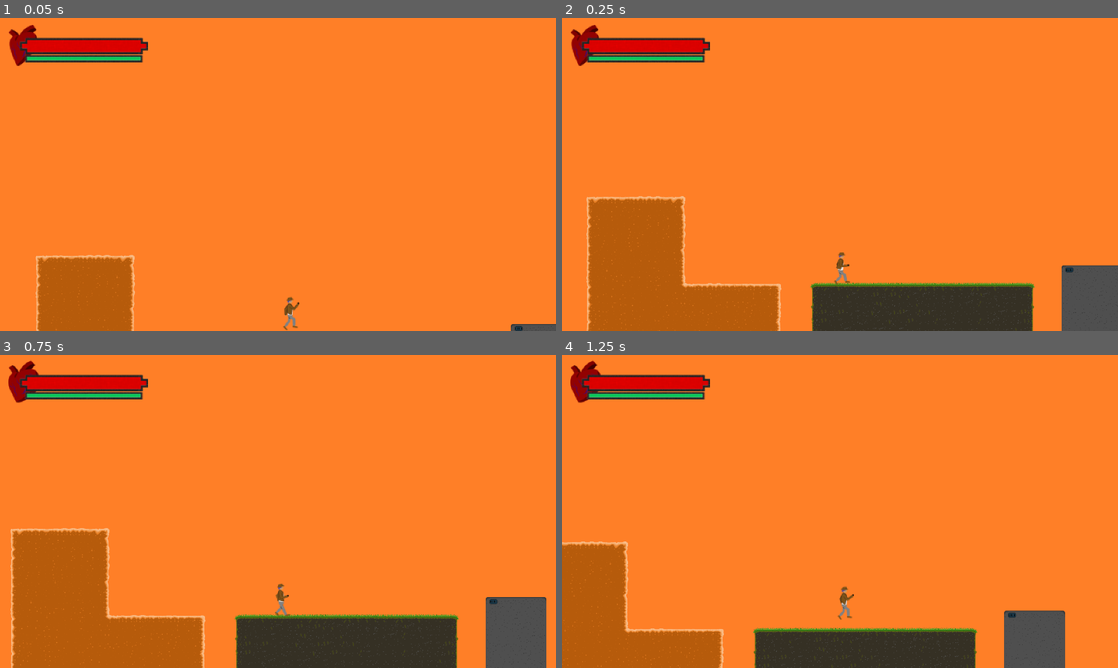
Above: before the commit, frames 1-4 (two rows, left to right).
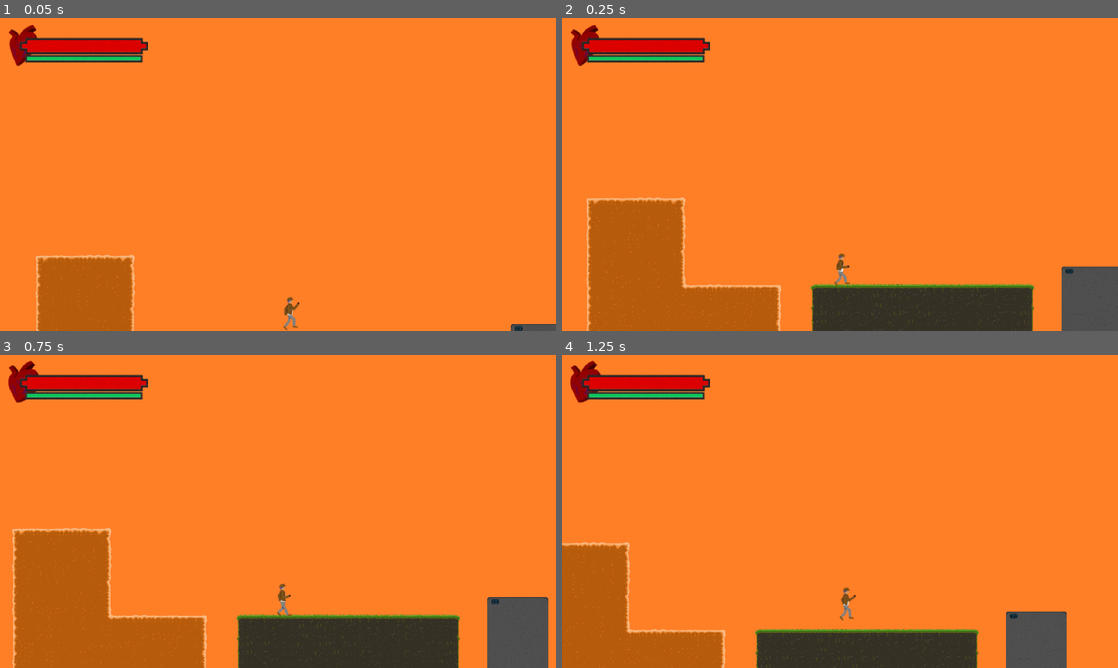
Above: after the commit, the same moments.

Repository: Pfeifenreiniger/NeonRelic
Game: Godot game, scene res://scenes/levels/test_level/test_level.tscn
Same seed, same stepped clock (60 frames per second), same inputs: the game is played once before the commit and once after it.
Inputs:
- Up to frame 1 (0.05 s): no input
- Up to frame 2 (0.25 s): no input
- Up to frame 3 (0.75 s): tap Enter (ingame_climb_up_ledge) at 0.5 s; hold Right (ingame_move_right) from 0.53 s (still down); hold S (ingame_duck) from 0.53 s (still down)
- Up to frame 4 (1.25 s): keep holding Right (ingame_move_right); keep holding S (ingame_duck); tap W (ingame_jump) at 0.77 s; tap C (ingame_secondary_weapon_usage) at 0.8 s

Frame 1 is identical in both runs. In frame 2, 1.7% of the frame differs, in the area x 4-100%, y 56-100%; in frame 3, 1.7%; in frame 4, 1.8%, in the area x 0-91%, y 59-100%.

Commit message:
player throwing animation added

Diff:
--- a/scenes/entities/player/player.tscn
+++ b/scenes/entities/player/player.tscn
@@ -73,3 +73,4 @@
 position = Vector2(-25, -9)
 
 [node name="SecondaryWeaponStart" type="Marker2D" parent="Markers"]
+position = Vector2(0, -26)
--- a/scenes/entities/player/player_animations_handler.gd
+++ b/scenes/entities/player/player_animations_handler.gd
@@ -23,11 +23,17 @@
 var animation_frames_forwards:bool = true
 
 
+###----------PROPERTIES: CUSTOM SIGNALS----------###
+
+signal throw_secondary_weapon_frame()
+
+
 ###----------METHODS: AT INITIATION CALLED----------###
 
 func _ready() -> void:
 	# set up animations
 	animations.animation_finished.connect(on_animation_finished)
+	animations.frame_changed.connect(on_frame_changed)
 	current_animation = "run_right"
 	loop_animation = true
 
@@ -76,11 +82,13 @@
 			player.movement_handler.will_duck = false
 			player.movement_handler.is_duck = true
 			player.hitbox_handler.resize_hitbox(false, true)
+			player.secondary_weapon_start_pos.position.y += 20
 			if "left" in current_animation:
 				current_animation = "duck_left"
 			else:
 				current_animation = "duck_right"
 		else:
+			player.secondary_weapon_start_pos.position.y -= 20
 			if "left" in current_animation:
 				current_animation = "stand_left"
 			else:
@@ -157,7 +165,25 @@
 					current_animation = "stand_%s" % side
 				else:
 					current_animation = "duck_%s" % side
-					# simulate duck-input and key-release from player for proper animation
-					Input.action_press("ingame_duck")
-					await get_tree().create_timer(0.25).timeout
-					Input.action_release("ingame_duck")
+					if not Input.is_action_pressed("ingame_duck"):
+						# simulate duck-input and key-release from player for proper animation
+						Input.action_press("ingame_duck")
+						await get_tree().create_timer(0.25).timeout
+						Input.action_release("ingame_duck")
+
+	elif player.movement_handler.is_throwing:
+		player.movement_handler.is_throwing = false
+		current_animation = current_animation.split('_throw_')[0] + "_" + current_animation.split('_throw_')[1]
+		loop_animation = true
+		animation_to_change = true
+		if "duck" in current_animation and not Input.is_action_pressed("ingame_duck"):
+			# simulate duck-input and key-release from player for proper animation
+			Input.action_press("ingame_duck")
+			await get_tree().create_timer(0.25).timeout
+			Input.action_release("ingame_duck")
+
+func on_frame_changed() -> void:
+	# frame index 4 starts actually throw of secondary weapon (e.g. grenade)
+	if "throw" in current_animation:
+		if animations.frame == 4:
+			throw_secondary_weapon_frame.emit()
--- a/scenes/entities/player/player_animations_handler.tscn
+++ b/scenes/entities/player/player_animations_handler.tscn
@@ -28,28 +28,40 @@
 [ext_resource type="Texture2D" uid="uid://dw527jit8cr1l" path="res://scenes/entities/player/sprites/duck_right/duck_right_f4.png" id="26_4gkr2"]
 [ext_resource type="Texture2D" uid="uid://h2y0in31spdr" path="res://scenes/entities/player/sprites/fall_down_left/fall_down_left_f1.png" id="27_5hctk"]
 [ext_resource type="Texture2D" uid="uid://bhuqmyd030pku" path="res://scenes/entities/player/sprites/duck_whip_attack_left_1/duck_whip_attack_left_1_f1.png" id="27_8t642"]
+[ext_resource type="Texture2D" uid="uid://cjefj5vf0udsr" path="res://scenes/entities/player/sprites/duck_throw_left/duck_throw_left_f1.png" id="27_oglv7"]
 [ext_resource type="Texture2D" uid="uid://df0m76wcbxc4y" path="res://scenes/entities/player/sprites/fall_down_left/fall_down_left_f2.png" id="28_2ix63"]
 [ext_resource type="Texture2D" uid="uid://counxoeki52oq" path="res://scenes/entities/player/sprites/duck_whip_attack_left_1/duck_whip_attack_left_1_f2.png" id="28_4oel3"]
+[ext_resource type="Texture2D" uid="uid://b7brnvmwa8opb" path="res://scenes/entities/player/sprites/duck_throw_left/duck_throw_left_f2.png" id="28_gcr8k"]
 [ext_resource type="Texture2D" uid="uid://bvcmmje2mctcu" path="res://scenes/entities/player/sprites/fall_down_left/fall_down_left_f3.png" id="29_6vu58"]
+[ext_resource type="Texture2D" uid="uid://bqv5cxtwjkvim" path="res://scenes/entities/player/sprites/duck_throw_left/duck_throw_left_f3.png" id="29_kpy47"]
 [ext_resource type="Texture2D" uid="uid://h8rmgw6xo5fd" path="res://scenes/entities/player/sprites/duck_whip_attack_left_1/duck_whip_attack_left_1_f3.png" id="29_onfmt"]
+[ext_resource type="Texture2D" uid="uid://pwpaq3y7n8tc" path="res://scenes/entities/player/sprites/duck_throw_left/duck_throw_left_f4.png" id="30_cpp8j"]
 [ext_resource type="Texture2D" uid="uid://2436oichbdbq" path="res://scenes/entities/player/sprites/fall_down_left/fall_down_left_f4.png" id="30_em5yp"]
 [ext_resource type="Texture2D" uid="uid://cbww7de3isumx" path="res://scenes/entities/player/sprites/duck_whip_attack_left_1/duck_whip_attack_left_1_f4.png" id="30_i28yi"]
 [ext_resource type="Texture2D" uid="uid://cws8740tfjmos" path="res://scenes/entities/player/sprites/fall_down_right/fall_down_right_f1.png" id="31_5s18v"]
+[ext_resource type="Texture2D" uid="uid://5x0kcyrbvdp5" path="res://scenes/entities/player/sprites/duck_throw_left/duck_throw_left_f5.png" id="31_qltws"]
 [ext_resource type="Texture2D" uid="uid://cjghcubay5bwx" path="res://scenes/entities/player/sprites/duck_whip_attack_left_1/duck_whip_attack_left_1_f5.png" id="31_sd5y0"]
 [ext_resource type="Texture2D" uid="uid://dx2hs0y16lmcx" path="res://scenes/entities/player/sprites/fall_down_right/fall_down_right_f2.png" id="32_72lws"]
+[ext_resource type="Texture2D" uid="uid://but27lbvvodmn" path="res://scenes/entities/player/sprites/duck_throw_left/duck_throw_left_f6.png" id="32_coixp"]
 [ext_resource type="Texture2D" uid="uid://c2wxy5c0itvy6" path="res://scenes/entities/player/sprites/duck_whip_attack_left_1/duck_whip_attack_left_1_f6.png" id="32_hp6t0"]
 [ext_resource type="Texture2D" uid="uid://dftrxg4xw25s0" path="res://scenes/entities/player/sprites/fall_down_right/fall_down_right_f3.png" id="33_5h2p1"]
 [ext_resource type="Texture2D" uid="uid://cggqxvdmlmx4i" path="res://scenes/entities/player/sprites/duck_whip_attack_left_1/duck_whip_attack_left_1_f7.png" id="33_ea8n5"]
+[ext_resource type="Texture2D" uid="uid://covuct2l2dkgp" path="res://scenes/entities/player/sprites/duck_throw_right/duck_throw_right_f1.png" id="33_xxufh"]
+[ext_resource type="Texture2D" uid="uid://bcvhcg7san8aq" path="res://scenes/entities/player/sprites/duck_throw_right/duck_throw_right_f2.png" id="34_8458x"]
 [ext_resource type="Texture2D" uid="uid://cj2mddcadx0b1" path="res://scenes/entities/player/sprites/duck_whip_attack_left_1/duck_whip_attack_left_1_f8.png" id="34_dymg1"]
 [ext_resource type="Texture2D" uid="uid://n6niuvami2pt" path="res://scenes/entities/player/sprites/fall_down_right/fall_down_right_f4.png" id="34_hescn"]
 [ext_resource type="Texture2D" uid="uid://cjiflqw0p20s7" path="res://scenes/entities/player/sprites/jump_up_left/jump_up_left_f1.png" id="35_gtgig"]
 [ext_resource type="Texture2D" uid="uid://cmomunxdq677x" path="res://scenes/entities/player/sprites/duck_whip_attack_left_2/duck_whip_attack_left_2_f1.png" id="35_s57ba"]
+[ext_resource type="Texture2D" uid="uid://brb48n567mkl" path="res://scenes/entities/player/sprites/duck_throw_right/duck_throw_right_f3.png" id="35_ubb6u"]
 [ext_resource type="Texture2D" uid="uid://d85blk15tph6" path="res://scenes/entities/player/sprites/jump_up_left/jump_up_left_f2.png" id="36_6mjin"]
+[ext_resource type="Texture2D" uid="uid://77fjtdrjkluu" path="res://scenes/entities/player/sprites/duck_throw_right/duck_throw_right_f4.png" id="36_k1465"]
 [ext_resource type="Texture2D" uid="uid://cy8bt7y2bmub6" path="res://scenes/entities/player/sprites/duck_whip_attack_left_2/duck_whip_attack_left_2_f2.png" id="36_sgpw0"]
 [ext_resource type="Texture2D" uid="uid://to1c81tx1sgf" path="res://scenes/entities/player/sprites/jump_up_left/jump_up_left_f3.png" id="37_2l5yv"]
+[ext_resource type="Texture2D" uid="uid://cxkr0e4xskngr" path="res://scenes/entities/player/sprites/duck_throw_right/duck_throw_right_f5.png" id="37_c24x1"]
 [ext_resource type="Texture2D" uid="uid://n7yakohnpmro" path="res://scenes/entities/player/sprites/duck_whip_attack_left_2/duck_whip_attack_left_2_f3.png" id="37_frvjh"]
 [ext_resource type="Texture2D" uid="uid://caadh7yhp7d76" path="res://scenes/entities/player/sprites/duck_whip_attack_left_2/duck_whip_attack_left_2_f4.png" id="38_3c5rh"]
 [ext_resource type="Texture2D" uid="uid://bu4gehgder3n0" path="res://scenes/entities/player/sprites/jump_up_left/jump_up_left_f4.png" id="38_bduu1"]
+[ext_resource type="Texture2D" uid="uid://c00por66twqcu" path="res://scenes/entities/player/sprites/duck_throw_right/duck_throw_right_f6.png" id="38_y2g7s"]
 [ext_resource type="Texture2D" uid="uid://bgdccm46s4o6p" path="res://scenes/entities/player/sprites/jump_up_left/jump_up_left_f5.png" id="39_g3x78"]
 [ext_resource type="Texture2D" uid="uid://1r6a6a31iqs2" path="res://scenes/entities/player/sprites/duck_whip_attack_left_2/duck_whip_attack_left_2_f5.png" id="39_syc32"]
 [ext_resource type="Texture2D" uid="uid://dyqmws3oydck4" path="res://scenes/entities/player/sprites/jump_up_left/jump_up_left_f6.png" id="40_4cyld"]
@@ -167,9 +179,21 @@
 [ext_resource type="Texture2D" uid="uid://ug3a4x625uwu" path="res://scenes/entities/player/sprites/to_duck_right/to_duck_right_f3.png" id="133_stu4c"]
 [ext_resource type="Texture2D" uid="uid://cw20yxx57moll" path="res://scenes/entities/player/sprites/to_duck_right/to_duck_right_f4.png" id="134_1ypx6"]
 [ext_resource type="Texture2D" uid="uid://b6eprstpljwab" path="res://scenes/entities/player/sprites/to_duck_right/to_duck_right_f5.png" id="135_fj6ru"]
+[ext_resource type="Texture2D" uid="uid://dioosaa1oas4c" path="res://scenes/entities/player/sprites/stand_throw_left/stand_throw_left_f1.png" id="135_xmjiu"]
 [ext_resource type="Texture2D" uid="uid://i15gyvtj0nry" path="res://scenes/entities/player/sprites/to_duck_right/to_duck_right_f6.png" id="136_gw85m"]
+[ext_resource type="Texture2D" uid="uid://dro6gtooggycr" path="res://scenes/entities/player/sprites/stand_throw_left/stand_throw_left_f2.png" id="136_wgcpy"]
+[ext_resource type="Texture2D" uid="uid://dua72bgpf540a" path="res://scenes/entities/player/sprites/stand_throw_left/stand_throw_left_f3.png" id="137_0rwha"]
 [ext_resource type="Texture2D" uid="uid://cjwf4mcpvgmgj" path="res://scenes/entities/player/sprites/to_duck_right/to_duck_right_f7.png" id="137_wimqf"]
+[ext_resource type="Texture2D" uid="uid://dqgu7armnr2fy" path="res://scenes/entities/player/sprites/stand_throw_left/stand_throw_left_f4.png" id="138_hqv3u"]
 [ext_resource type="Texture2D" uid="uid://br6ic7qgj41na" path="res://scenes/entities/player/sprites/to_duck_right/to_duck_right_f8.png" id="138_mtb26"]
+[ext_resource type="Texture2D" uid="uid://dbwbfbxenh84b" path="res://scenes/entities/player/sprites/stand_throw_left/stand_throw_left_f5.png" id="139_iv1rs"]
+[ext_resource type="Texture2D" uid="uid://bl2f2qeo3v4f6" path="res://scenes/entities/player/sprites/stand_throw_left/stand_throw_left_f6.png" id="140_bbrx6"]
+[ext_resource type="Texture2D" uid="uid://d0cmdr4ofstrj" path="res://scenes/entities/player/sprites/stand_throw_right/stand_throw_right_f1.png" id="141_d4603"]
+[ext_resource type="Texture2D" uid="uid://2yl2dbxd1o0c" path="res://scenes/entities/player/sprites/stand_throw_right/stand_throw_right_f2.png" id="142_7g7ta"]
+[ext_resource type="Texture2D" uid="uid://bg38viqdiopgh" path="res://scenes/entities/player/sprites/stand_throw_right/stand_throw_right_f3.png" id="143_554ba"]
+[ext_resource type="Texture2D" uid="uid://b0suw2j48b0dr" path="res://scenes/entities/player/sprites/stand_throw_right/stand_throw_right_f4.png" id="144_wkblr"]
+[ext_resource type="Texture2D" uid="uid://bjn4gece74rkw" path="res://scenes/entities/player/sprites/stand_throw_right/stand_throw_right_f5.png" id="145_nx6mf"]
+[ext_resource type="Texture2D" uid="uid://cmayprkvm5mwp" path="res://scenes/entities/player/sprites/stand_throw_right/stand_throw_right_f6.png" id="146_0yrhd"]
 
 [sub_resource type="ShaderMaterial" id="ShaderMaterial_g2dfq"]
 shader = ExtResource("6_p0nm4")
@@ -262,6 +286,52 @@
 }, {
 "frames": [{
 "duration": 1.0,
+"texture": ExtResource("27_oglv7")
+}, {
+"duration": 1.0,
+"texture": ExtResource("28_gcr8k")
+}, {
+"duration": 1.0,
+"texture": ExtResource("29_kpy47")
+}, {
+"duration": 1.0,
+"texture": ExtResource("30_cpp8j")
+}, {
+"duration": 1.0,
+"texture": ExtResource("31_qltws")
+}, {
+"duration": 1.0,
+"texture": ExtResource("32_coixp")
+}],
+"loop": false,
+"name": &"duck_throw_left",
+"speed": 7.0
+}, {
+"frames": [{
+"duration": 1.0,
+"texture": ExtResource("33_xxufh")
+}, {
+"duration": 1.0,
+"texture": ExtResource("34_8458x")
+}, {
+"duration": 1.0,
+"texture": ExtResource("35_ubb6u")
+}, {
+"duration": 1.0,
+"texture": ExtResource("36_k1465")
+}, {
+"duration": 1.0,
+"texture": ExtResource("37_c24x1")
+}, {
+"duration": 1.0,
+"texture": ExtResource("38_y2g7s")
+}],
+"loop": false,
+"name": &"duck_throw_right",
+"speed": 7.0
+}, {
+"frames": [{
+"duration": 1.0,
 "texture": ExtResource("27_8t642")
 }, {
 "duration": 1.0,
@@ -626,6 +696,52 @@
 }],
 "loop": false,
 "name": &"stand_right",
+"speed": 7.0
+}, {
+"frames": [{
+"duration": 1.0,
+"texture": ExtResource("135_xmjiu")
+}, {
+"duration": 1.0,
+"texture": ExtResource("136_wgcpy")
+}, {
+"duration": 1.0,
+"texture": ExtResource("137_0rwha")
+}, {
+"duration": 1.0,
+"texture": ExtResource("138_hqv3u")
+}, {
+"duration": 1.0,
+"texture": ExtResource("139_iv1rs")
+}, {
+"duration": 1.0,
+"texture": ExtResource("140_bbrx6")
+}],
+"loop": false,
+"name": &"stand_throw_left",
+"speed": 7.0
+}, {
+"frames": [{
+"duration": 1.0,
+"texture": ExtResource("141_d4603")
+}, {
+"duration": 1.0,
+"texture": ExtResource("142_7g7ta")
+}, {
+"duration": 1.0,
+"texture": ExtResource("143_554ba")
+}, {
+"duration": 1.0,
+"texture": ExtResource("144_wkblr")
+}, {
+"duration": 1.0,
+"texture": ExtResource("145_nx6mf")
+}, {
+"duration": 1.0,
+"texture": ExtResource("146_0yrhd")
+}],
+"loop": false,
+"name": &"stand_throw_right",
 "speed": 7.0
 }, {
 "frames": [{
@@ -832,7 +948,5 @@
 [node name="Animations" type="AnimatedSprite2D" parent="."]
 material = SubResource("ShaderMaterial_g2dfq")
 sprite_frames = SubResource("SpriteFrames_25tp4")
-animation = &"duck_whip_attack_left_2"
-frame = 5
-frame_progress = 1.0
+animation = &"stand_throw_right"
 metadata/_edit_lock_ = true
--- a/scenes/entities/player/player_controls_handler.gd
+++ b/scenes/entities/player/player_controls_handler.gd
@@ -125,11 +125,9 @@
 
 func check_input_secondary_weapon_usage_key() -> void:
 	if Input.is_action_pressed("ingame_secondary_weapon_usage") and not secondary_weapon_used:
-		print("Hallo")
 		player.movement_handler.action_input_use_secondary_weapon()
+
 	elif Input.is_action_just_released("ingame_secondary_weapon_usage") and not secondary_weapon_used and player.movement_handler.is_throwing:
-		print("Du")
-
 		secondary_weapon_used = true
 
 		# stop aim line animation and get velocity values
@@ -145,14 +143,18 @@
 		extra_velocity_y *= 600
 
 		# ToDo: Wurfanimation starten --> wenn Animation fertig -> Timer starten
+		player.animations_handler.current_animation = player.animations_handler.current_animation.split('_')[0] + "_throw_" + player.animations_handler.current_animation.split('_')[-1]
+		player.animations_handler.loop_animation = false
+		player.animations_handler.animation_to_change = true
+		# connect throw signal
+		await player.animations_handler.throw_secondary_weapon_frame
 
 		# start timer
 		secondary_weapon_used_timer.start()
 		# ToDo: Weapon Name als Variable (wird in der UI vom Spieler ausgewaehlt)
-		# und Start Velocity ueber Aufladen oder Zielen oder so...
+
 		player.weapon_handler.use_secondary_weapon("fire_grenade", Vector2(extra_velocity_x, -extra_velocity_y))
 
-		player.movement_handler.is_throwing = false
 
 
 ###----------CONNECTED SIGNALS----------###
--- a/scenes/entities/player/player_movement_handler.gd
+++ b/scenes/entities/player/player_movement_handler.gd
@@ -39,7 +39,7 @@
 
 ###----------METHODS: PER FRAME CALLED----------###
 
-func _physics_process(delta):
+func _process(delta):
 	apply_movement(delta)
 
 
@@ -235,7 +235,7 @@
 
 
 func action_input_duck() -> void:
-	if direction.x == 0 and not check_if_player_is_ducking() and not (is_attacking or is_throwing):
+	if direction.x == 0 and not check_if_player_is_ducking() and not (is_attacking or is_throwing or is_rolling):
 		to_duck = true
 		will_duck = true
 		if "left" in player.animations_handler.current_animation:
@@ -331,10 +331,10 @@
 	is_throwing = true
 
 	# aim for secondary weapon throw
-	var start_pos
-	var offset_x = 10
-	var offset_y = 16
-	var side
+	var start_pos:Vector2
+	var offset_x:int = 10
+	var offset_y:int = -12
+	var side:String
 	if "left" in player.animations_handler.current_animation:
 		start_pos = Vector2(player.secondary_weapon_start_pos.global_position.x - offset_x, player.secondary_weapon_start_pos.global_position.y - offset_y)
 		side = "left"
--- a/scenes/entities/player/secondary_weapons.gd
+++ b/scenes/entities/player/secondary_weapons.gd
@@ -48,7 +48,7 @@
 
 	# calculate to_pos
 	var offset_x = 24
-	var offset_y = 60
+	var offset_y = 54
 	var pos_x:float
 	var pos_y:float = start_pos.y - offset_y
 	if side == "left":
@@ -62,7 +62,7 @@
 
 	to_pos_x_angle_for_y_upper_end = to_pos.x
 	to_pos_y_angle_upper_end = to_pos.y
-	to_pos_y_angle_lower_end = to_pos.y + 60
+	to_pos_y_angle_lower_end = to_pos.y + offset_y
 
 	start_angle_animation_aim_line("down")
 
--- a/scenes/weapons/grenade/grenade.gd
+++ b/scenes/weapons/grenade/grenade.gd
@@ -3,6 +3,11 @@
 ###----------SCENE REFERENCES----------###
 
 @onready var player:CharacterBody2D = get_tree().get_first_node_in_group('player')
+
+
+###----------NODE REFERENCES----------###
+
+@onready var explosion_timer:Timer = $ExplosionTimer
 
 
 ###----------PROPERTIES----------###
@@ -16,8 +21,13 @@
 	# set position to player's position
 	global_position = player.secondary_weapon_start_pos.global_position
 
+	# connect timer timeout signal
+	explosion_timer.timeout.connect(on_explosion_timer_timeout)
 
-###----------METHODS: PER FRAME CALLED----------###
 
-func _process(delta):
-	pass
+###----------CONNECTED SIGNALS----------###
+
+func on_explosion_timer_timeout() -> void:
+	# ToDo: Eigentliche Explosion (abhaengig von der Explosionsart wie Fire, Freeze...) aufrufen (evtl. eigene Scene?)
+
+	queue_free()
--- a/scenes/weapons/grenade/grenade.tscn
+++ b/scenes/weapons/grenade/grenade.tscn
@@ -33,3 +33,8 @@
 sprite_frames = SubResource("SpriteFrames_w2mf6")
 animation = &"blink"
 autoplay = "blink"
+
+[node name="ExplosionTimer" type="Timer" parent="."]
+wait_time = 3.0
+one_shot = true
+autostart = true
Not shown: 1 places in scenes/entities/player/player_animations_handler.tscn that only renumber resources
Binary file added: scenes/entities/player/sprites/duck_throw_left/duck_throw_left_f1.png
Not shown, added: scenes/entities/player/sprites/duck_throw_left/duck_throw_left_f1.png.import
Binary file added: scenes/entities/player/sprites/duck_throw_left/duck_throw_left_f2.png
Not shown, added: scenes/entities/player/sprites/duck_throw_left/duck_throw_left_f2.png.import
Binary file added: scenes/entities/player/sprites/duck_throw_left/duck_throw_left_f3.png
Not shown, added: scenes/entities/player/sprites/duck_throw_left/duck_throw_left_f3.png.import
Binary file added: scenes/entities/player/sprites/duck_throw_left/duck_throw_left_f4.png
Not shown, added: scenes/entities/player/sprites/duck_throw_left/duck_throw_left_f4.png.import
Binary file added: scenes/entities/player/sprites/duck_throw_left/duck_throw_left_f5.png
Not shown, added: scenes/entities/player/sprites/duck_throw_left/duck_throw_left_f5.png.import
Binary file added: scenes/entities/player/sprites/duck_throw_left/duck_throw_left_f6.png
(and 37 more such lines)
